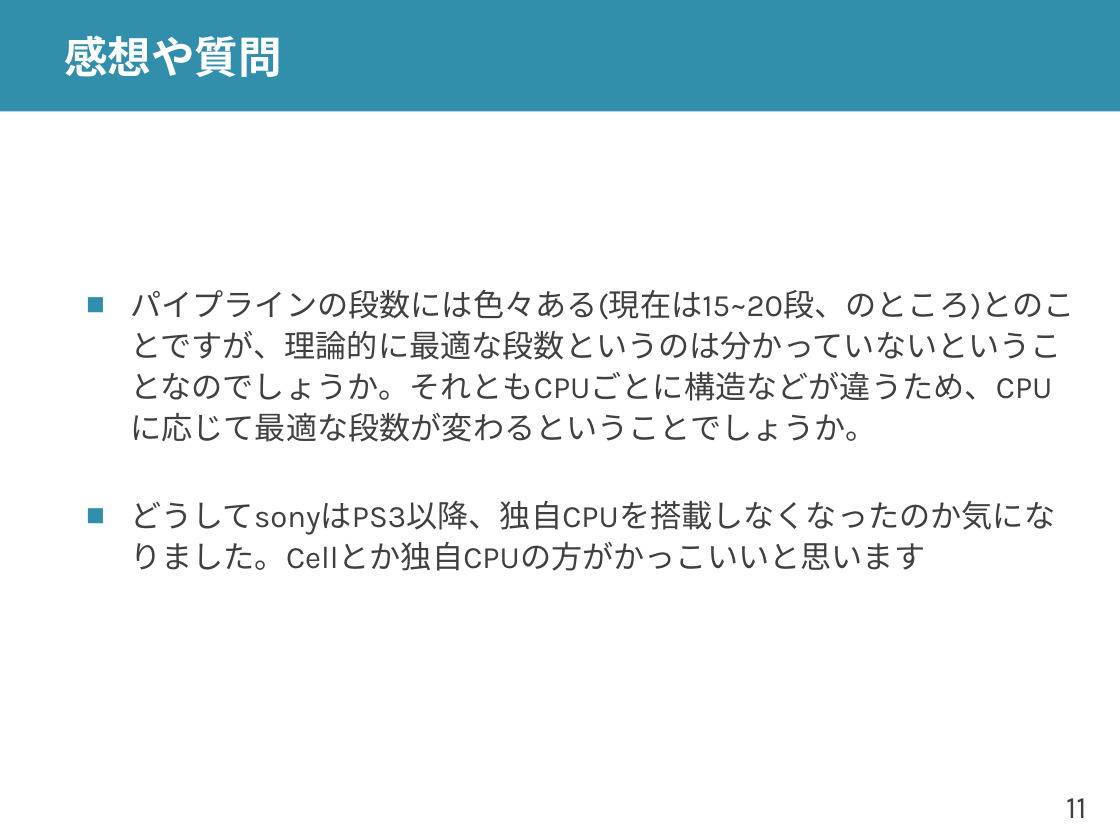
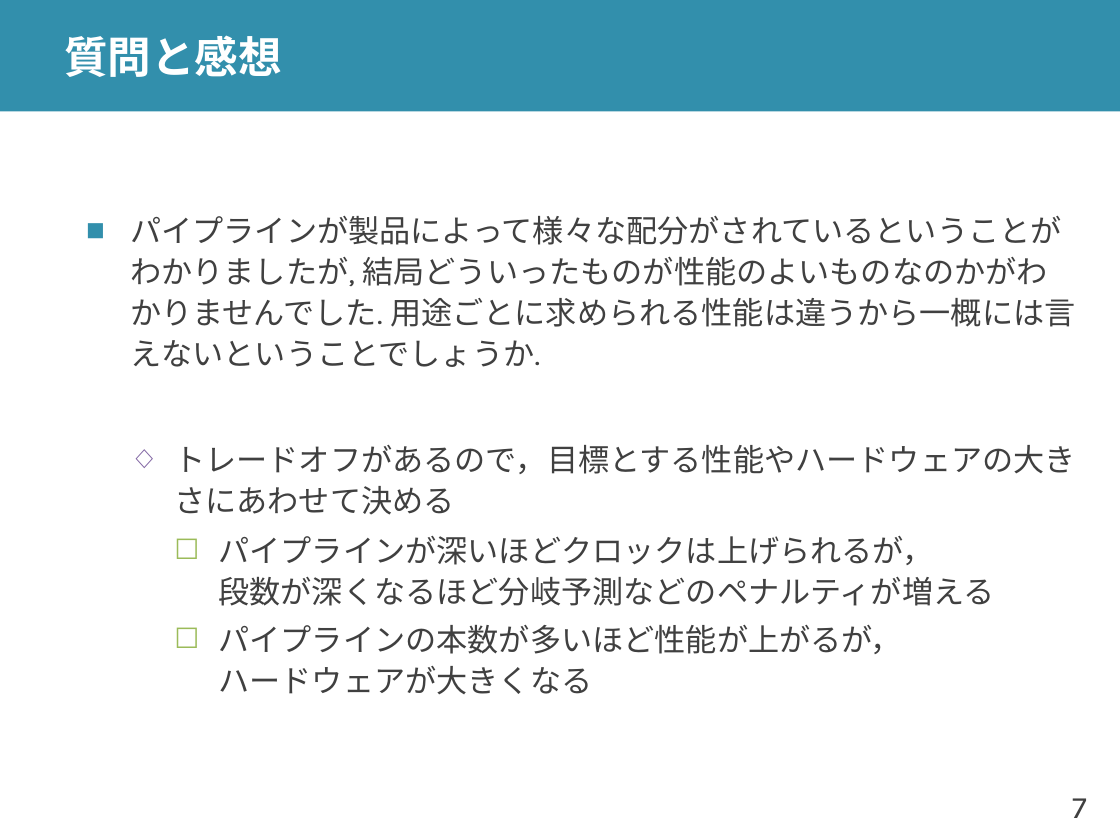
Before and after one commit to shioyadan/advanced-computer-organization, a slide deck: slide 7 of aco-shioya-06.pptx (slide 11 before the commit). Drawn at 1120x840 pixels with LibreOffice and Linux fonts; fonts in the diff are those of the drawing. Boxes give left, top, right and bottom in pixels: in the first picture for what was removed or moved away, otherwise in the second. Text is boxed around its words. In the diff, an @@ line names an element or a change of style, - is before the commit and + after.

```diff
--- a/aco-shioya-06.pptx
+++ b/aco-shioya-06.pptx
@@ title at <box>64,35,282,77</box>: text changed @@
-感想や質問
+質問と感想
@@ text at <box>130,216,1076,695</box>: text changed @@
-■ パイプラインの段数には色々ある(現在は15~20段、のところ)とのことですが、理論的に最適な段数というのは分かっていないということなのでしょうか。それともCPUごとに構造などが違うため、CPUに応じて最適な段数が変わるということでしょうか。
-■ どうしてsonyはPS3以降、独自CPUを搭載しなくなったのか気になりました。Cellとか独自CPUの方がかっこいいと思います
+■ パイプラインが製品によって様々な配分がされているということがわかりましたが, 結局どういったものが性能のよいものなのかがわかりませんでした. 用途ごとに求められる性能は違うから一概には言えないということでしょうか.
+  ◇ トレードオフがあるので，目標とする性能やハードウェアの大きさにあわせて決める
+    ☐ パイプラインが深いほどクロックは上げられるが，
+      段数が深くなるほど分岐予測などのペナルティが増える
+    ☐ パイプラインの本数が多いほど性能が上がるが，
+      ハードウェアが大きくなる
@@ page number at <box>1072,798,1087,818</box>: text changed @@
-11
+7
```
Also in this commit, not shown: 15 other slides changed, 20 slides added, 13 slides removed, 3 other files.
